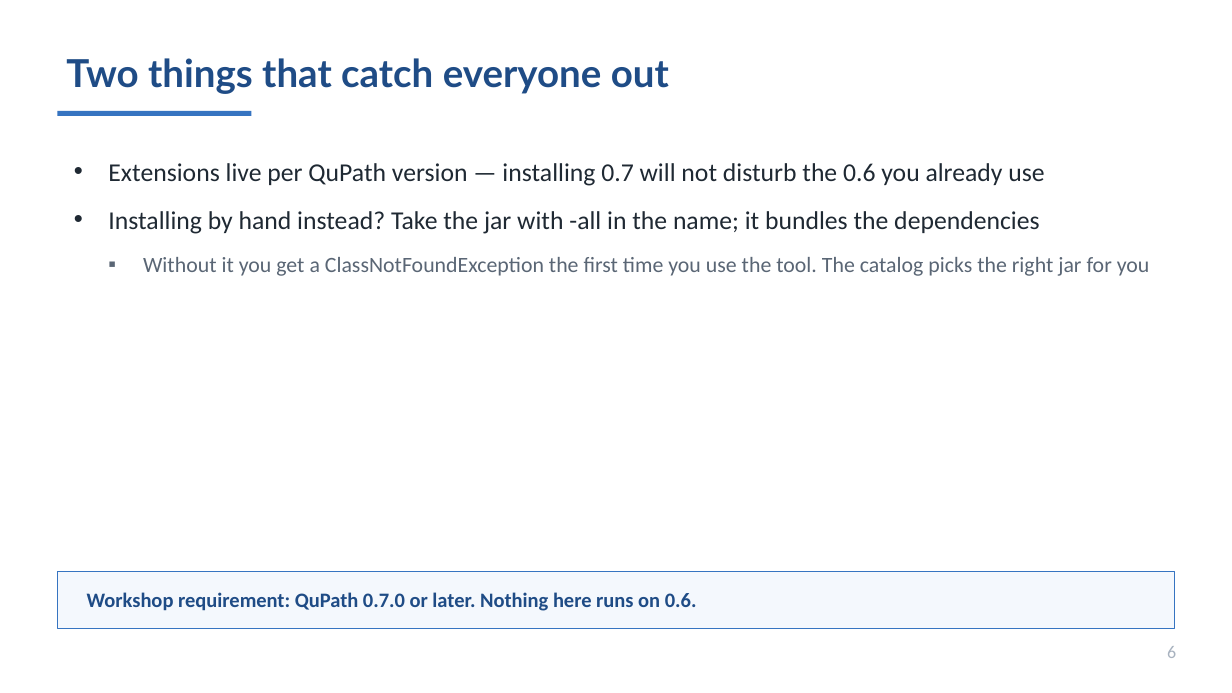
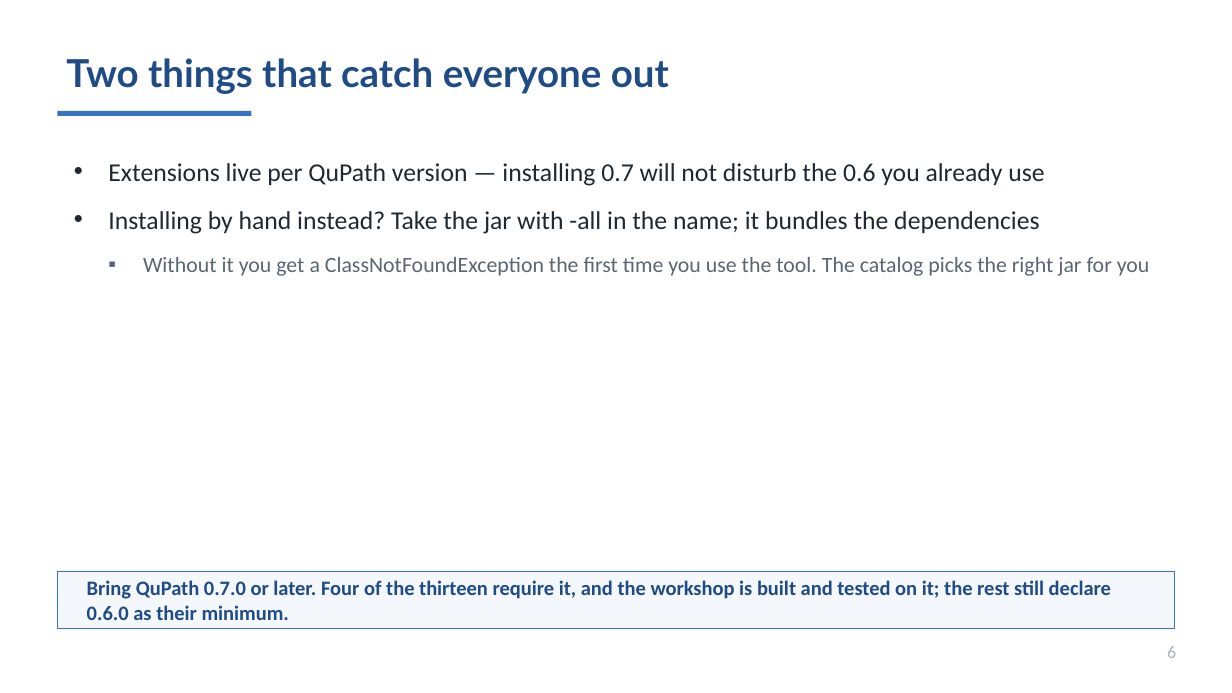
Before and after one commit to MichaelSNelson/BINA-I2K-2026-QuPath-Extensions, a slide deck: slide 6 of I2K_2026_QuPath_Extensions.pptx. Drawn at 1232x693 pixels with LibreOffice and Linux fonts; fonts in the diff are those of the drawing. Boxes give left, top, right and bottom in pixels: in the first picture for what was removed or moved away, otherwise in the second. Text is boxed around its words. In the diff, an @@ line names an element or a change of style, - is before the commit and + after.

```diff
--- a/I2K_2026_QuPath_Extensions.pptx
+++ b/I2K_2026_QuPath_Extensions.pptx
@@ text at [87,580,1111,620]: text changed @@
-Workshop requirement: QuPath 0.7.0 or later. Nothing here runs on 0.6.
+Bring QuPath 0.7.0 or later. Four of the thirteen require it, and the workshop is built and tested on it; the rest still declare 0.6.0 as their minimum.
```
Also in this commit, not shown: 4 other files.
